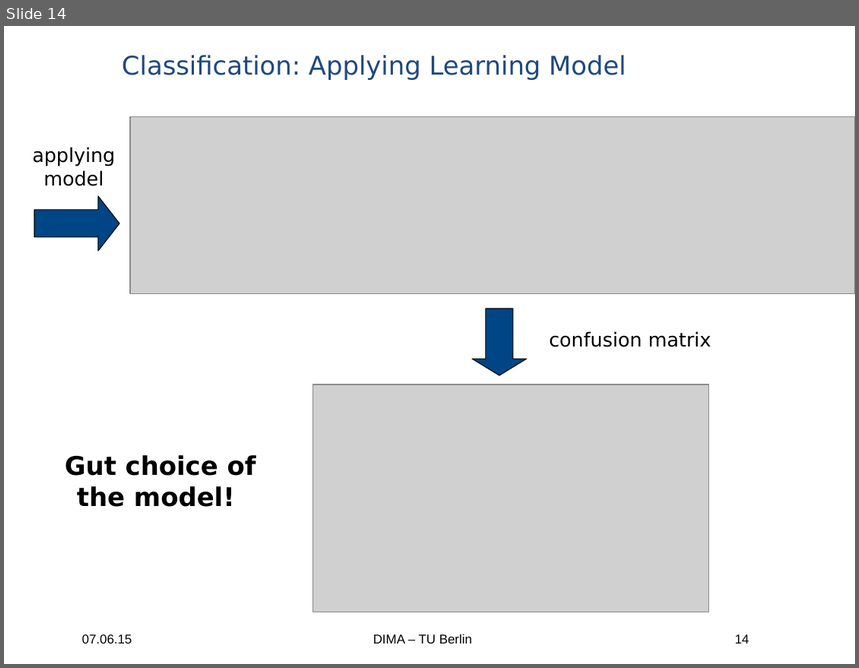
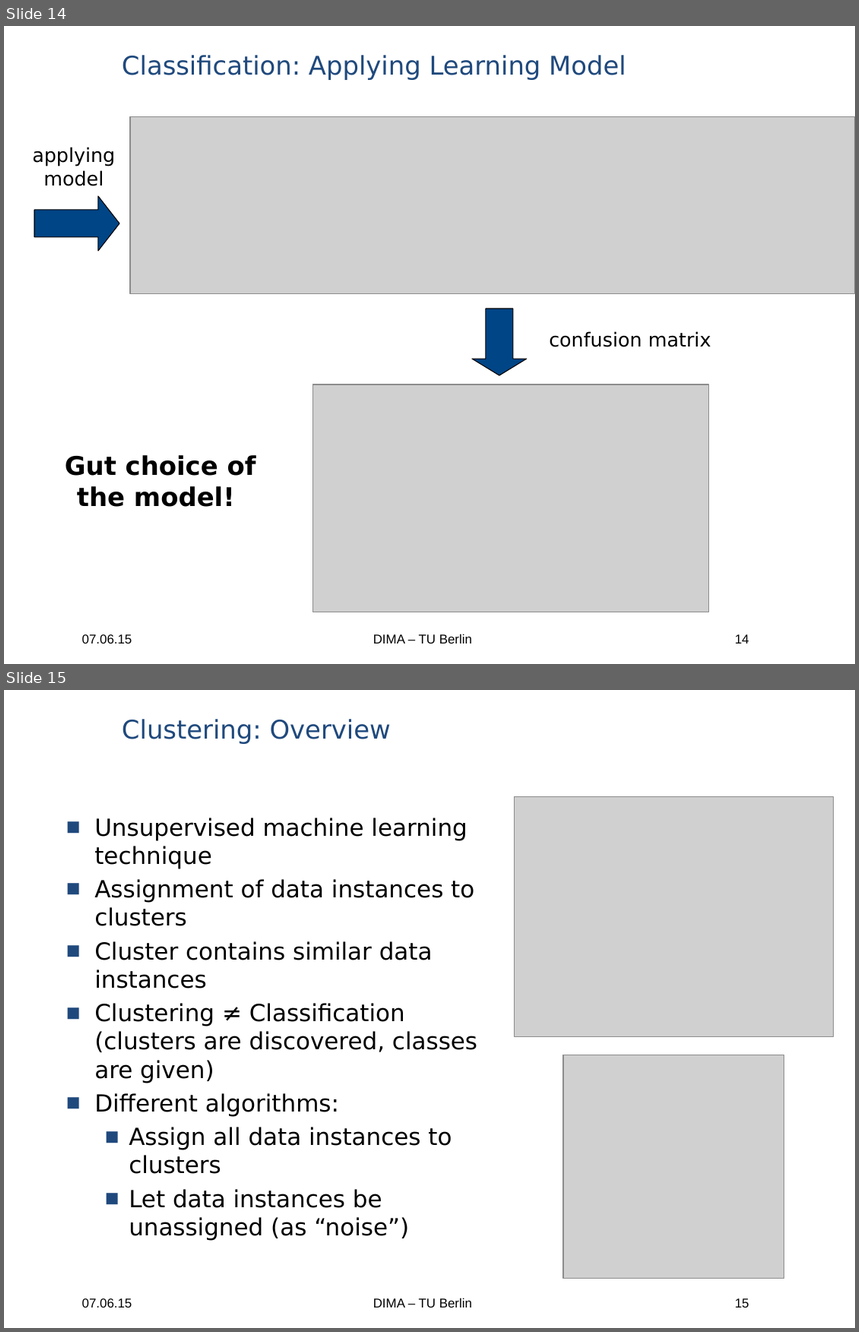
Before and after one commit to ericdoerheit/DBPRO2015, a slide deck: Presentations/Presentation 3.ppt. Shown one above the other, each under a label of ours: slide 14 before the commit, slides 14 and 15 after it. The pictures are 859x668 and 859x1332 pixels, drawn with LibreOffice and Linux fonts; fonts in the diff are those of the drawing; grey boxes stand for pictures; background and template pictures are left out. Boxes give left, top, right and bottom in pixels: in the first picture for what was removed or moved away, otherwise in the second. Text is boxed around its words. In the diff, an @@ line names an element or a change of style, - is before the commit and + after.

Commit message:
Clustering

```diff
--- a/Presentations/Presentation 3.ppt
+++ b/Presentations/Presentation 3.ppt
@@ slide 15 added at <box>4,690,855,1328</box>, background picture (left out); not listed: 3 template elements that a slide beside it also shows @@
@@ text added at <box>122,719,391,744</box>, 24 pt, text #1F497D @@
+Clustering: Overview
@@ picture added at <box>515,797,834,1037</box> @@
@@ text added at <box>94,818,477,1241</box>, 22 pt, text #000000 @@
+■ Unsupervised machine learning technique
+■ Assignment of data instances to clusters
+■ Cluster contains similar data instances
+■ Clustering ≠ Classification (clusters are discovered, classes are given)
+■ Different algorithms:
+  ■ Assign all data instances to clusters
+  ■ Let data instances be unassigned (as “noise”)
@@ picture added at <box>563,1055,785,1278</box> @@
```
Also in this commit, not shown: 2 slides changed, 2 other slides added, 55 other files.
